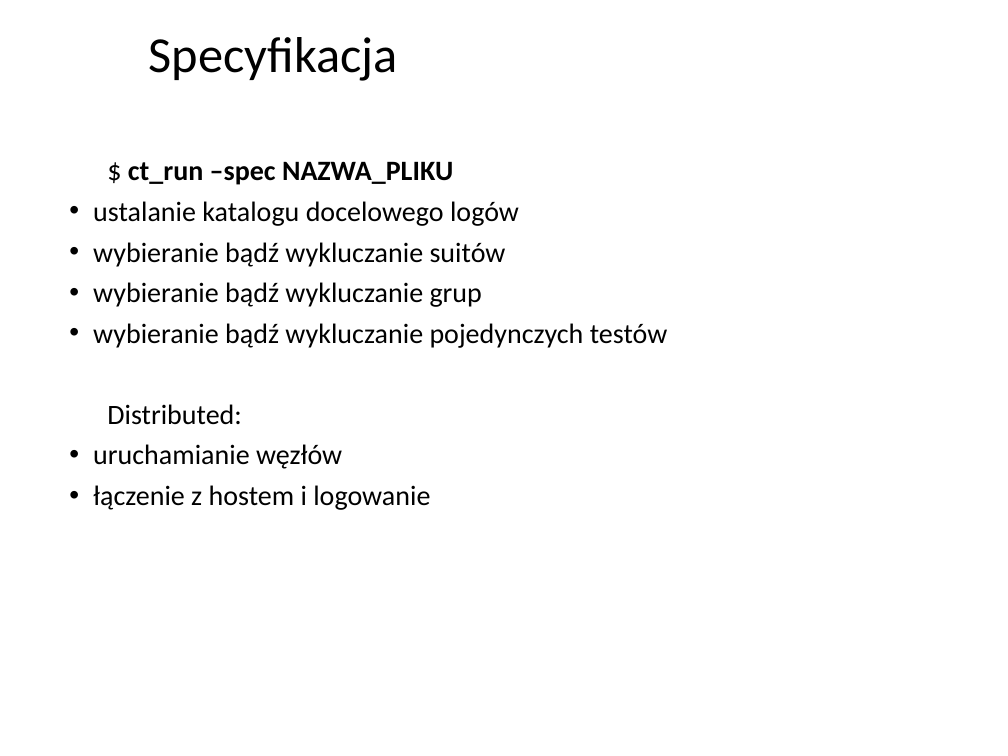
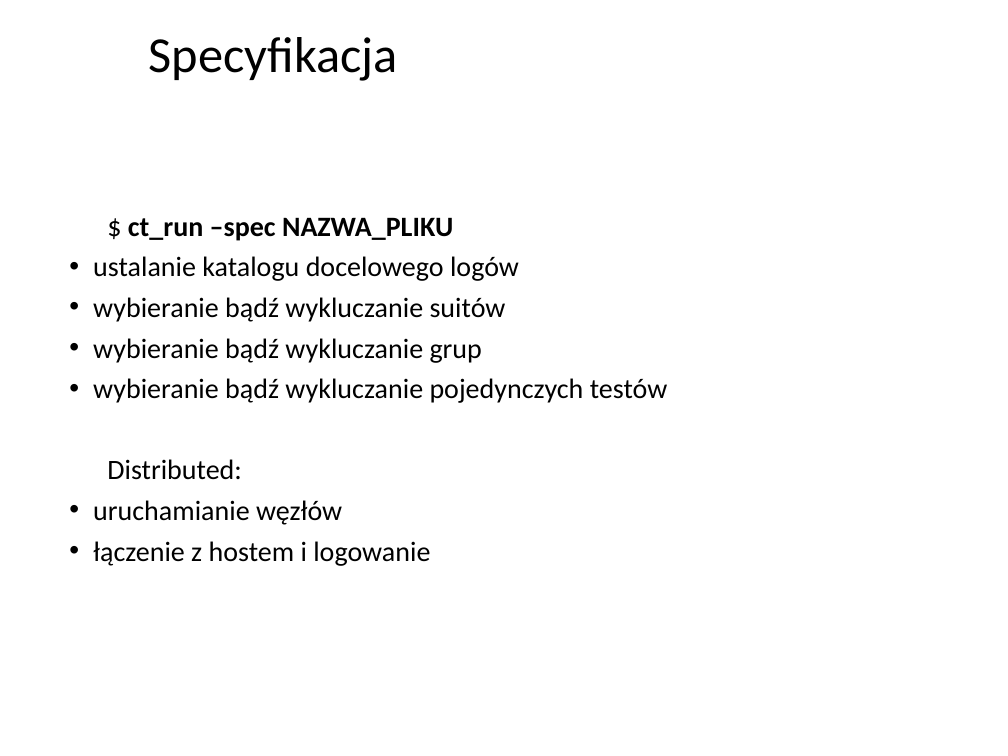
Before and after one commit to mwrona/Projekt_Erlang, a slide deck: slide 8 of common_test.ppt. Drawn at 1008x756 pixels with LibreOffice and Linux fonts; fonts in the diff are those of the drawing; background and template pictures are left out. Boxes give left, top, right and bottom in pixels: in the first picture for what was removed or moved away, otherwise in the second. Text is boxed around its words. In the diff, an @@ line names an element or a change of style, - is before the commit and + after.

```diff
--- a/common_test.ppt
+++ b/common_test.ppt
@@ text "$ ct_run –spec NAZWA_PLIKU": place and size @@
-text "$ ct_run –spec NAZWA_PLIKU" at (93,161,668,510)
+text "$ ct_run –spec NAZWA_PLIKU" at (93,217,668,566)
```
Also in this commit, not shown: 1 slide added, 1 slide removed, 1 other file.
